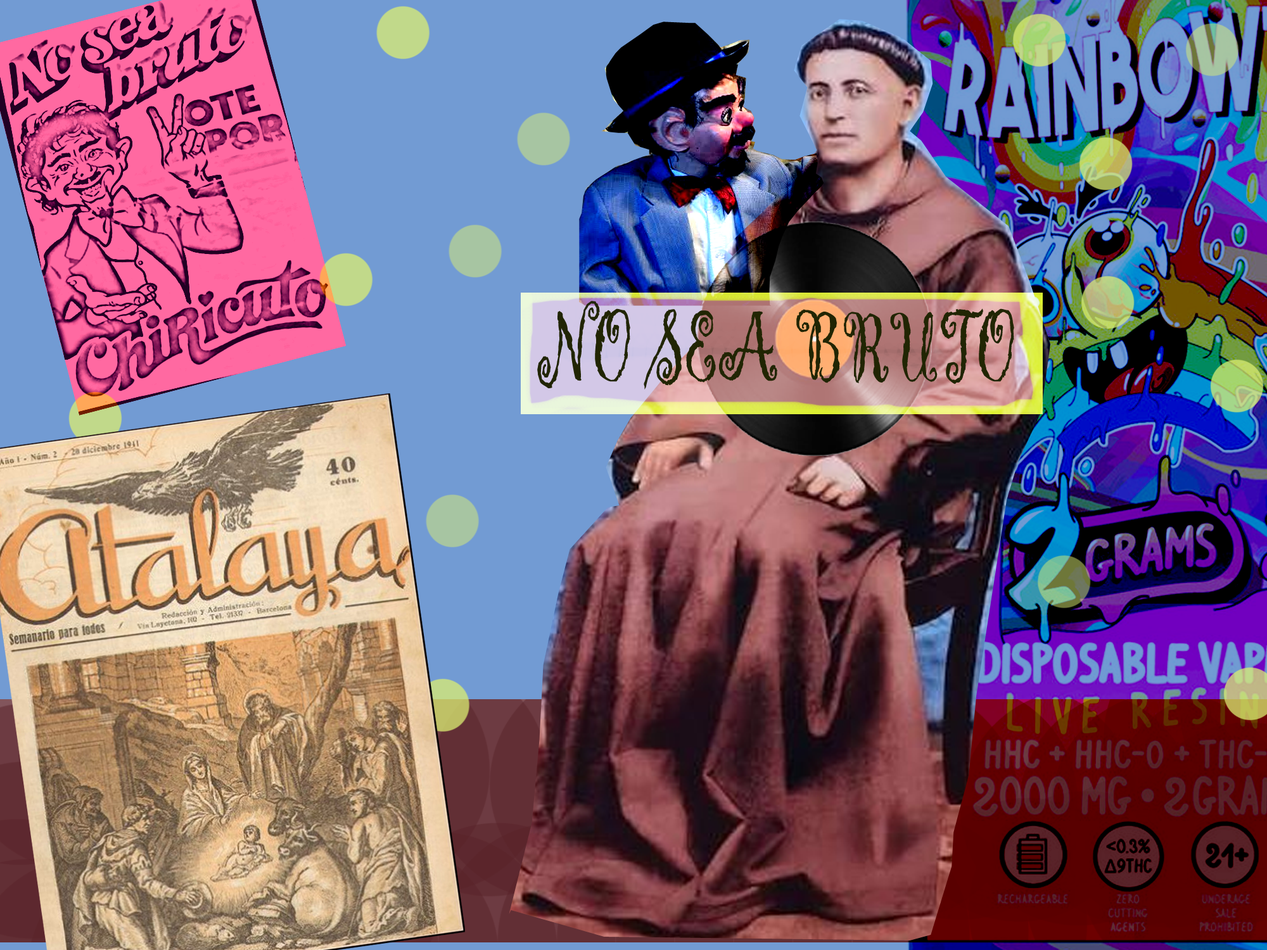
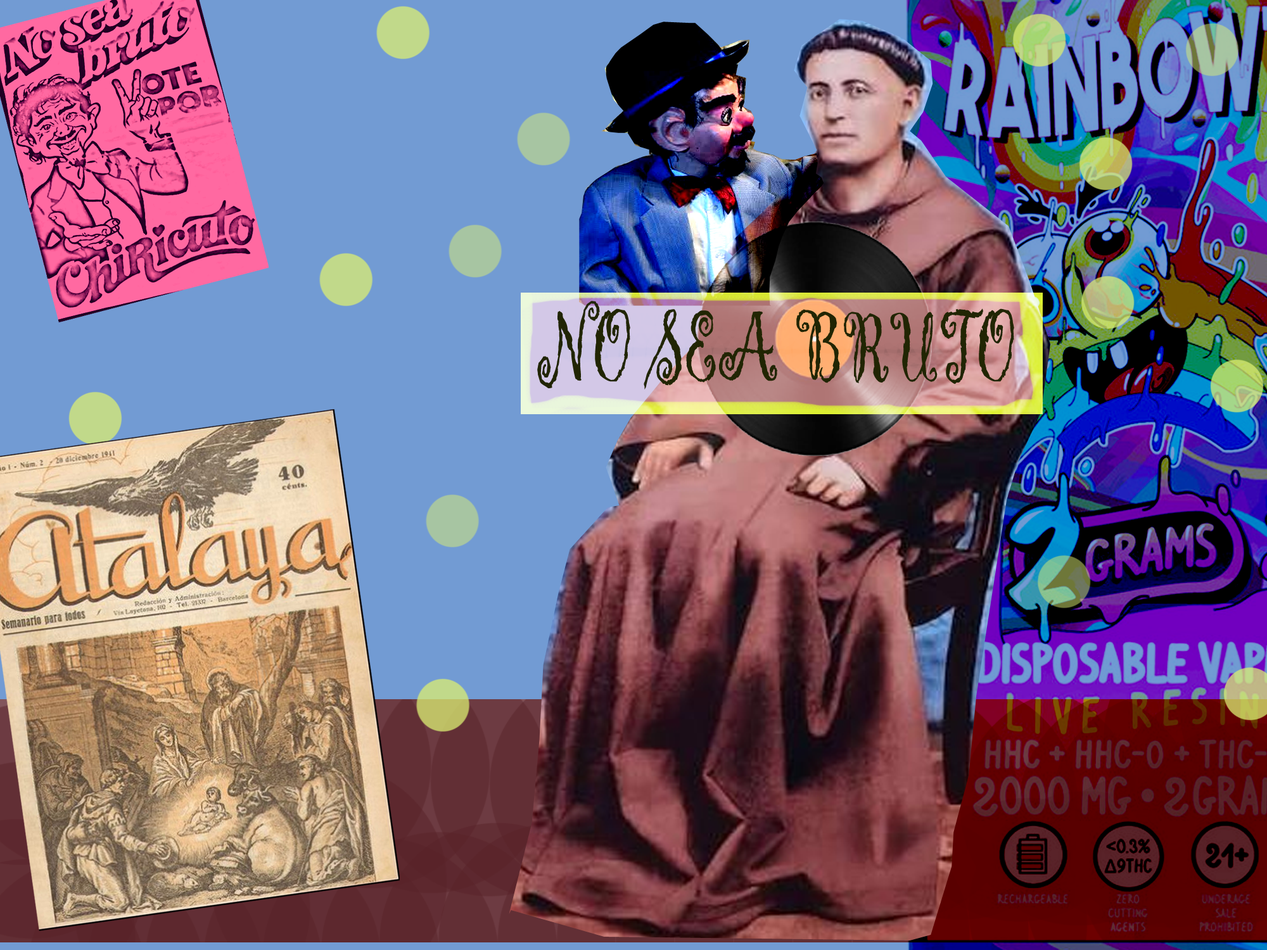
Revision of a layered (1267, 950) image; what changed, layer by layer:
painted on "Layer 9" over bbox(0, 0, 346, 416)
painted on "Layer 10" over bbox(0, 393, 465, 950)
